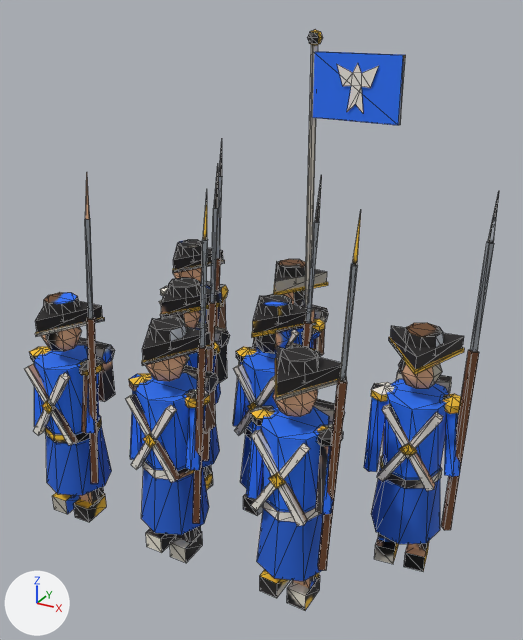
The glTF model game/assets/models/squad_dl4_blue.glb: old version first, new version second.
Both versions are drawn from a 50 mm camera at (0.547, -0.931, 0.818) aimed at (0.038, -0.006, 0.356). The axes (+X, +Y, +Z) are drawn at lower left. The lights are the same throughout. The older version comes first. Mesh edges are drawn as thin lines. Vertices at exactly the same position are counted once.

Objects in the first picture: 'squad_dl4_blue'.
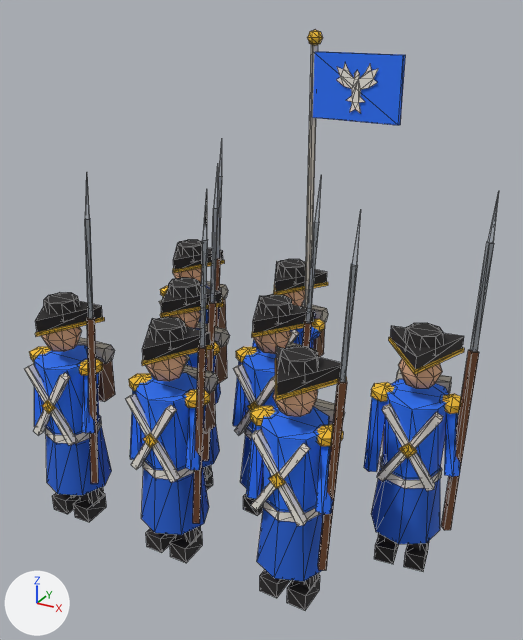
What differs and where, as boxes (x1, y1, x2, y2) in the pictures (523 x 640 px; the box of a moved part takes in the faces that stretch with it):
part 1 of me_cone, moved or reshaped: (337, 63, 378, 113) in both
part 2 of me_cone, surface changed: (28, 32, 499, 610) in both

What the commit changed:
me_cone is used by ob_squad_dl4_blue; location (0.0, 0.0, 0.0).
me_cone had 2196 vertices, 3372 faces and spanned x -0.303..0.378, y -0.221..0.241, z 0.0..0.781.
me_cone now has 2232 vertices, 3408 faces and spans x -0.303..0.378, y -0.221..0.241, z 0.0..0.781.
Part 1, on me_cone:
14 vertices are removed from x 0.102..0.169, y 0.103..0.118, z 0.668..0.738.
20 faces are deleted.
10 vertices move from x 0.114..0.169, y 0.101..0.117, z 0.668..0.738 to x 0.102..0.169, y 0.101..0.106, z 0.668..0.738.
20 vertices are added at x 0.109..0.158, y 0.102..0.105, z 0.668..0.738.
28 new faces join them.
me_cone part 2: 1946 kept faces spanning x -0.303..0.377, y -0.221..0.241, z 0.0..0.778 get new texture (UV) coordinates.
Other edits to the shape of me_cone do not show in these pictures.
